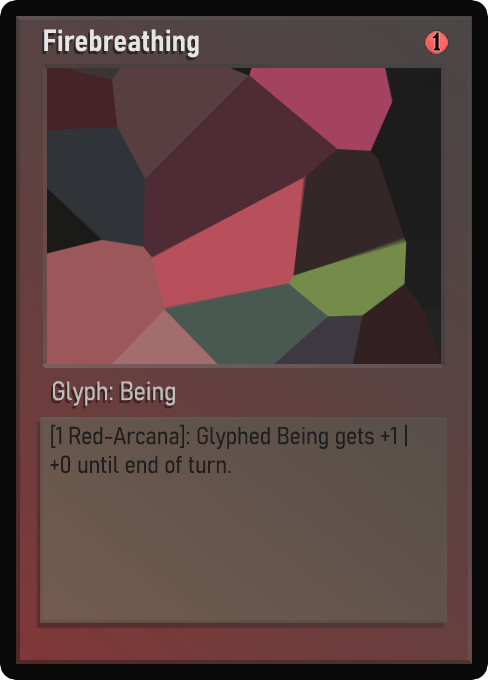
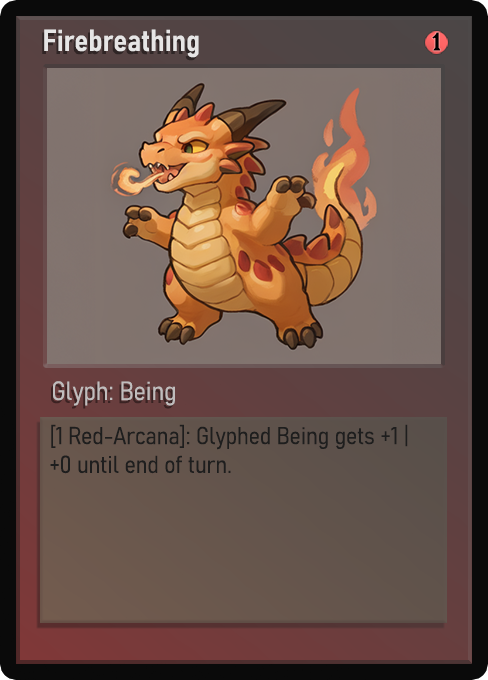
Layers edited between the first and the second 488x680 image:
painted on "Name" over left=76, top=35, right=198, bottom=57
painted on "Class" over left=53, top=381, right=175, bottom=406
painted on "Desc_norm" over left=76, top=424, right=408, bottom=474
painted on "Artwork" over left=47, top=68, right=441, bottom=364
